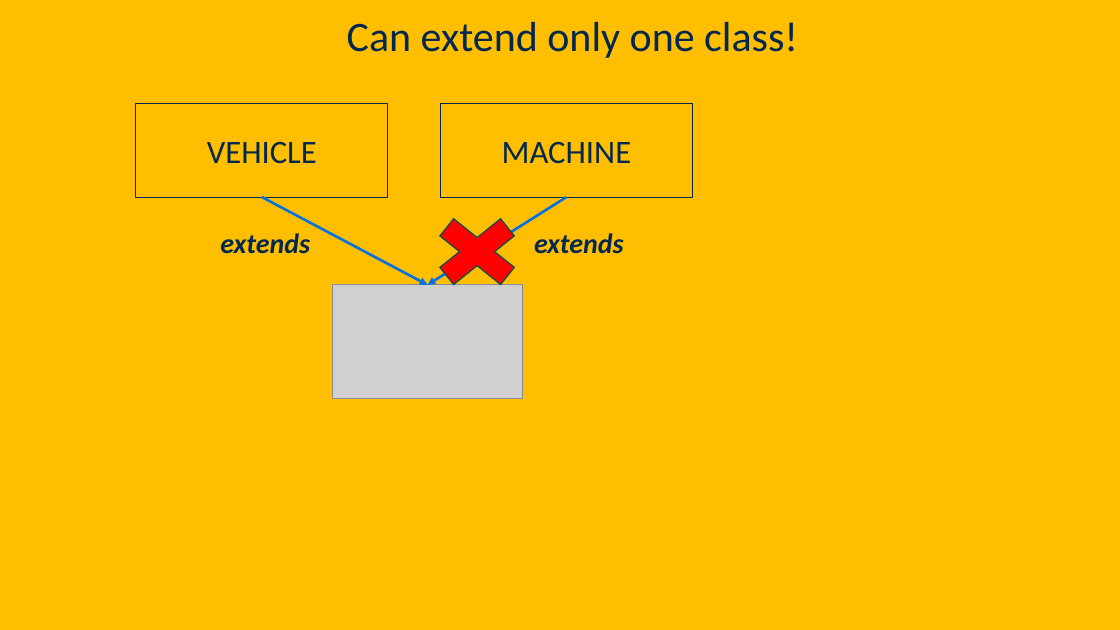
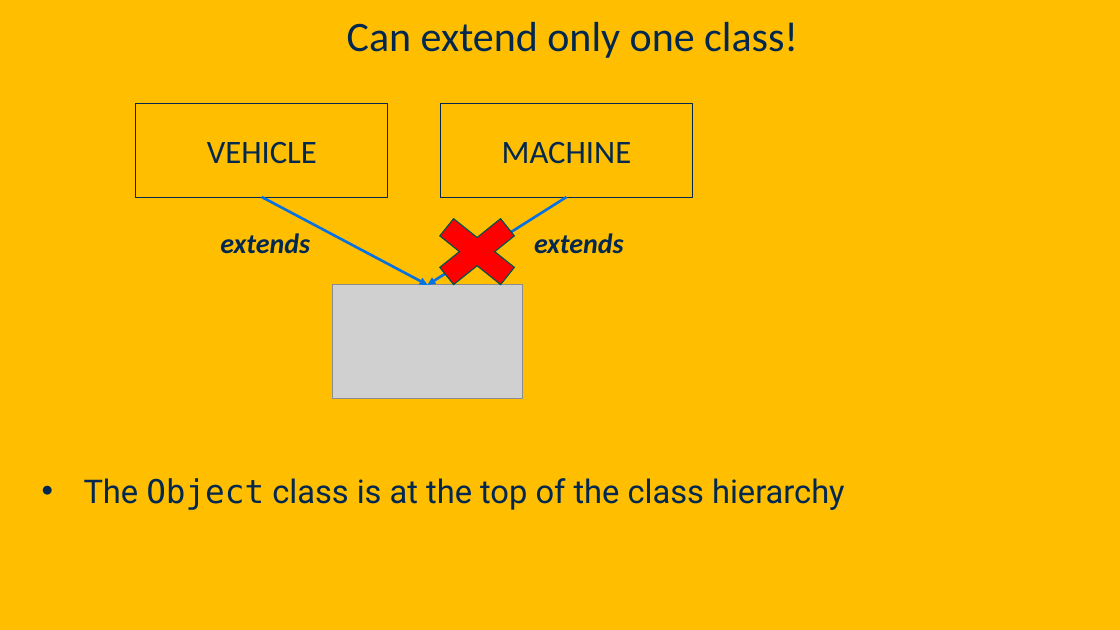
Before and after one commit to davsec-teaching/ECS160-Winter2025, a slide deck: slide 14 of slides/3_object_oriented_fundamentals.pptx (slide 11 before the commit). Drawn at 1120x630 pixels with LibreOffice and Linux fonts; fonts in the diff are those of the drawing; grey boxes stand for pictures; background and template pictures are left out. Boxes give left, top, right and bottom in pixels: in the first picture for what was removed or moved away, otherwise in the second. Text is boxed around its words. In the diff, an @@ line names an element or a change of style, - is before the commit and + after.

```diff
--- a/slides/3_object_oriented_fundamentals.pptx
+++ b/slides/3_object_oriented_fundamentals.pptx
@@ text added at <box>84,478,845,510</box>, 28 pt, text #022850 @@
+• The Object class is at the top of the class hierarchy
```
Also in this commit, not shown: 8 other slides changed, 8 slides added.
